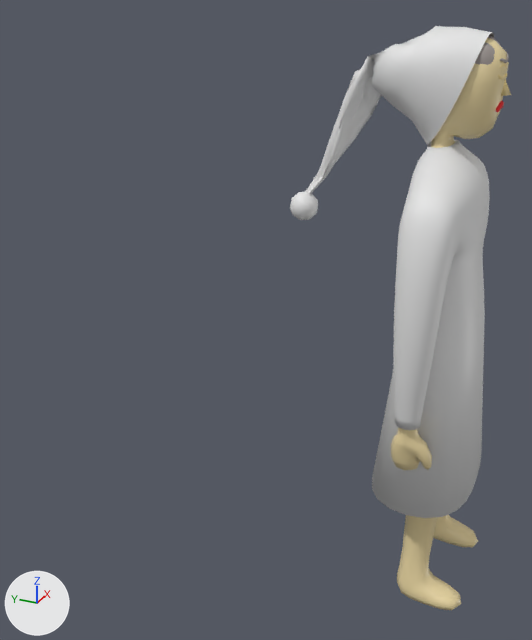
Two versions of the Blender file blender/human_2.blend, one commit apart.
Camera for both pictures: a 50 mm lens placed at (-1.099, -0.18, 0.978), pointed at (0.066, 0.345, 0.395). Lighting does not change. The marker at lower left points along +X, +Y and +Z.
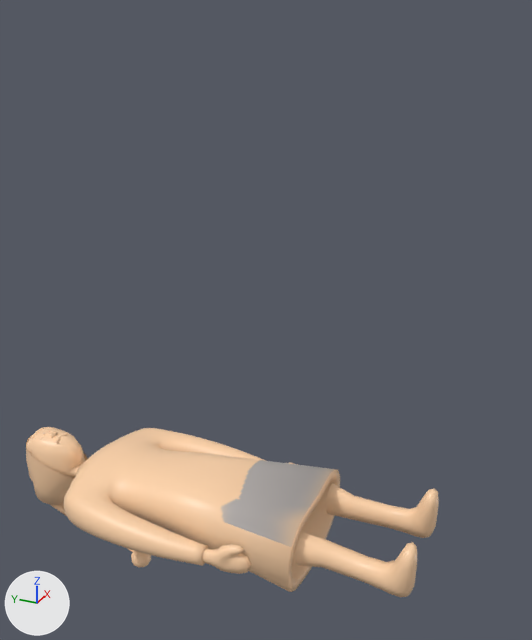
Diff of the bpy script that builds the scene:
```diff
--- a/blender/human_2.blend.py
+++ b/blender/human_2.blend.py
@@ me_icosphere @@
 me_icosphere.from_pydata(...)  # 395 vertices, 752 faces; spans x -0.052..0.056, y -0.02..0.276, z 0.618..0.924
 # used by ob_icosphere; location = (0.0, 0.0, 0.0)
-me_icosphere.materials.append(mat_clothes)  # white #e7e7e7
+# me_icosphere part 1: the loose piece of 353 vertices spanning x -0.052..0.056, y -0.02..0.272, z 0.641..0.924 is turned -90 degrees about the x axis through the mesh origin, in mat_human (picture img_human)
+# me_icosphere part 2: the loose piece of 42 vertices spanning x -0.011..0.035, y 0.227..0.276, z 0.618..0.667 is deleted
+me_icosphere.materials.append(mat_human)  # beige #efdca7
@@ me_sphere_009 @@
 me_sphere_009.from_pydata(...)  # 482 vertices, 960 faces; spans x -0.0173..0.0397, y -0.0415..0.0237, z 0.8208..0.9131
 # used by ob_sphere_008; location = (0.0, 0.0, 0.0)
+# me_sphere_009 part 3: the whole mesh is turned -90 degrees about the x axis through the mesh origin
 me_sphere_009.materials.append(mat_hair)
@@ me_sphere_011 @@
 me_sphere_011.from_pydata(...)  # 482 vertices, 960 faces; spans x -0.0399..0.0304, y -0.0427..0.0248, z 0.8196..0.907
 # used by ob_sphere_007; location = (0.0, 0.0, 0.0)
+# me_sphere_011 part 4: the whole mesh is turned -90 degrees about the x axis through the mesh origin
 me_sphere_011.materials.append(mat_hair)
@@ me_cube_003 @@
 me_cube_003.from_pydata(...)  # 1828 vertices, 3664 faces; spans x -0.18..0.18, y -0.082..0.085, z 0.203..0.77
 # used by ob_cube_003; location = (0.0, 0.0, 0.0)
-me_cube_003.materials.append(mat_clothes)  # white #e7e7e7
+# me_cube_003 part 5: the whole mesh is turned -90 degrees about the x axis through the mesh origin
+me_cube_003.materials.append(mat_human)  # beige #efdca7
@@ me_cube_000 @@
 me_cube_000.from_pydata(...)  # 458 vertices, 856 faces; spans x -0.16..0.16, y -0.094..0.08, z -0.012..0.916
 # used by ob_cube_000; location = (0.0, 0.0, 0.0)
+# me_cube_000 part 6: the whole mesh is turned -90 degrees about the x axis through the mesh origin
 me_cube_000.materials.append(mat_human)
@@ me_icosphere_001 @@
+me_icosphere_001.from_pydata(...)  # an icosphere of 80 faces spanning x -0.0108..0.0353, y 0.6184..0.6669, z -0.2756..-0.2271
+me_icosphere_001.polygons.foreach_set('use_smooth', [True] * 80)
+me_icosphere_001.materials.append(mat_human)  # beige #efdca7
@@ ob_icosphere @@
 ob_icosphere = bpy.data.objects.new('Icosphere', me_icosphere)
-ob_icosphere.location = (0.0, 0.0, 0.0)
+ob_icosphere.location = (0.0, -0.003, 0.0)
@@ ob_icosphere_001 @@
+ob_icosphere_001 = bpy.data.objects.new('Icosphere.001', me_icosphere_001)
+ob_icosphere_001.location = (0.0, 0.0, 0.0)
```

What differs and where, as boxes (x1, y1, x2, y2) in the pictures (532 x 640 px; the box of a moved part takes in the faces that stretch with it):
'Cube.003', recoloured, mesh turned: before (372, 140, 490, 518); after (64, 428, 340, 592)
'Cube.000', mesh turned: before (391, 38, 508, 610); after (29, 427, 439, 597)
'Icosphere', reshaped, moved: before (290, 26, 494, 220); after (26, 435, 134, 552)
'Sphere.007', mesh turned: before (475, 42, 495, 65); after (26, 439, 32, 454)
'Icosphere.001', added: after (131, 551, 151, 568)
'Sphere.008', mesh turned (not visible afterwards): before (488, 36, 501, 46)
part 1 of me_icosphere, moved or reshaped: before (305, 26, 494, 194); after (26, 435, 134, 552)
part 2 of me_icosphere, deleted: before (290, 192, 318, 220)
